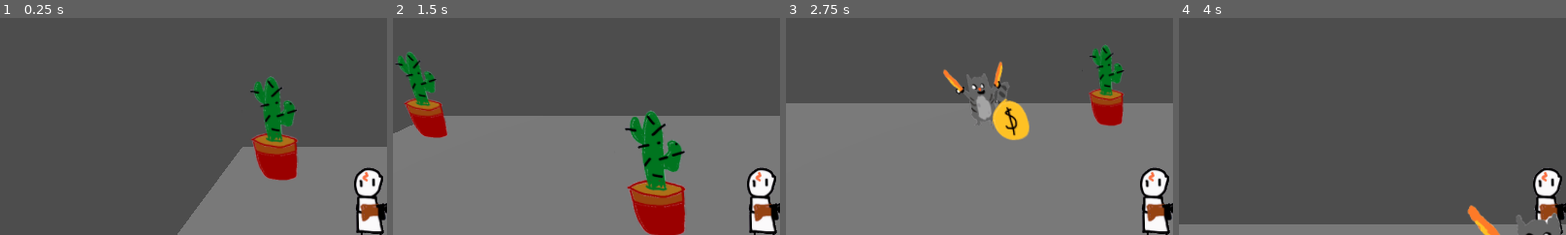
Above: before the commit, frames 1-4 (left to right).
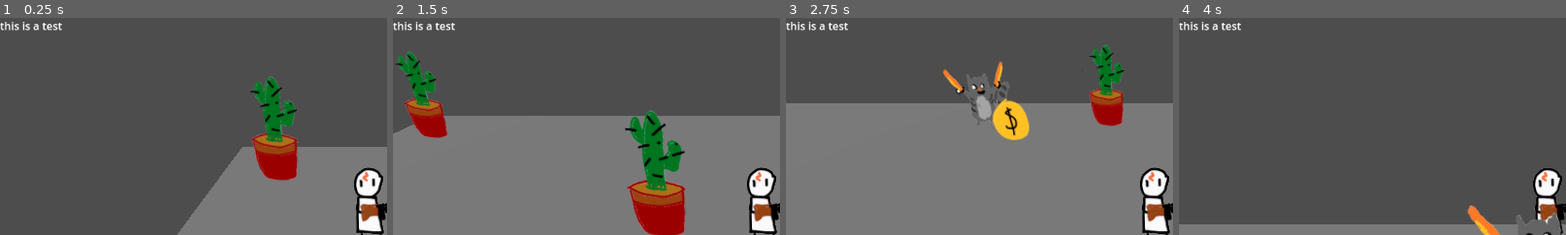
Above: after the commit, the same moments.

Repository: gmuGADIG/DEADSHOT
Game: Godot game, scene res://test_scenes/example_scene.tscn
The game is run twice, just before and just after one commit, with the same random seed, the same clock (stepped at 60 frames per second) and the same inputs.
Inputs:
- Up to frame 1 (0.25 s): no input
- Up to frame 2 (1.5 s): tap Enter at 0.5 s; hold D (move_right) 0.53-1.28 s; tap Space (roll) at 0.6, 1.35 s; hold S (move_down) from 1.28 s (still down)
- Up to frame 3 (2.75 s): tap Space (roll) at 2, 2.1 s; release S (move_down) at 2.03 s; hold D (move_right) from 2.03 s (still down)
- Up to frame 4 (4 s): release D (move_right) at 2.78 s; hold W (move_up) 2.78-3.53 s; tap Space (roll) at 2.85, 3.6 s; hold A (move_left) from 3.53 s (still down)
The pictures show only the part of the screen within x 0-50%, y 0-50%; the shares and areas given below are measured in that part.

The runs differ from the first frame. In frame 1, 0.3% of the frame differs, in the area x 0-17%, y 1-6%; in frame 2, 0.3%; in frame 3, 0.3%; in frame 4, 0.3%.

Commit message:
Created a dialog box.

Diff:
--- a/project.godot
+++ b/project.godot
@@ -18,6 +18,7 @@
 [autoload]
 
 Global="*res://systems/globals.gd"
+Dialog="*res://systems/dialog/dialog.tscn"
 
 [debug]
 
--- /dev/null
+++ b/systems/dialog/dialog.gd
@@ -0,0 +1,12 @@
+
+extends Node
+
+@onready var text_box:=$RichTextLabel
+
+#func _ready() -> void:
+	#if not is_inside_tree():
+		#get_tree().root.add_child(self)
+
+func play(timeline:DialogTimeline) -> void:
+	text_box.text=timeline.dialog
+	print(timeline.dialog)
--- /dev/null
+++ b/systems/dialog/dialog.tscn
@@ -0,0 +1,18 @@
+[gd_scene load_steps=2 format=3 uid="uid://c1dar8odnyq6n"]
+
+[ext_resource type="Script" uid="uid://0ti8jktscn8w" path="res://systems/dialog/dialog.gd" id="1_luyus"]
+
+[node name="Dialog" type="Control"]
+layout_mode = 3
+anchors_preset = 15
+anchor_right = 1.0
+anchor_bottom = 1.0
+grow_horizontal = 2
+grow_vertical = 2
+script = ExtResource("1_luyus")
+
+[node name="RichTextLabel" type="RichTextLabel" parent="."]
+layout_mode = 0
+offset_right = 255.0
+offset_bottom = 82.0
+text = "this is a test"
--- /dev/null
+++ b/systems/dialog/dialog_timeline.gd
@@ -0,0 +1,5 @@
+class_name DialogTimeline
+extends Resource
+
+
+@export_multiline var dialog:String
--- /dev/null
+++ b/test_scenes/dialog/dialog.tres
@@ -0,0 +1,8 @@
+[gd_resource type="Resource" script_class="DialogTimeline" load_steps=2 format=3 uid="uid://b8wj1pgnxn7d8"]
+
+[ext_resource type="Script" uid="uid://rvaetvwo5p3h" path="res://systems/dialog/dialog_timeline.gd" id="1_22tyn"]
+
+[resource]
+script = ExtResource("1_22tyn")
+dialog = "Testing123"
+metadata/_custom_type_script = "uid://rvaetvwo5p3h"
--- /dev/null
+++ b/test_scenes/dialog/dialog_test.gd
@@ -0,0 +1,5 @@
+extends Node2D
+@export var timeline:DialogTimeline
+
+func _ready() -> void:
+	Dialog.play(timeline)
--- /dev/null
+++ b/test_scenes/dialog/dialog_test.tscn
@@ -0,0 +1,8 @@
+[gd_scene load_steps=3 format=3 uid="uid://iqjqbj46lpwy"]
+
+[ext_resource type="Script" uid="uid://6n735nty52kt" path="res://test_scenes/dialog/dialog_test.gd" id="1_8mrki"]
+[ext_resource type="Resource" uid="uid://b8wj1pgnxn7d8" path="res://test_scenes/dialog/dialog.tres" id="2_c3xl0"]
+
+[node name="DialogTest" type="Node2D"]
+script = ExtResource("1_8mrki")
+timeline = ExtResource("2_c3xl0")
Not shown, added: systems/dialog/dialog.gd.uid
Not shown, added: systems/dialog/dialog_timeline.gd.uid
Not shown, added: test_scenes/dialog/dialog_test.gd.uid
